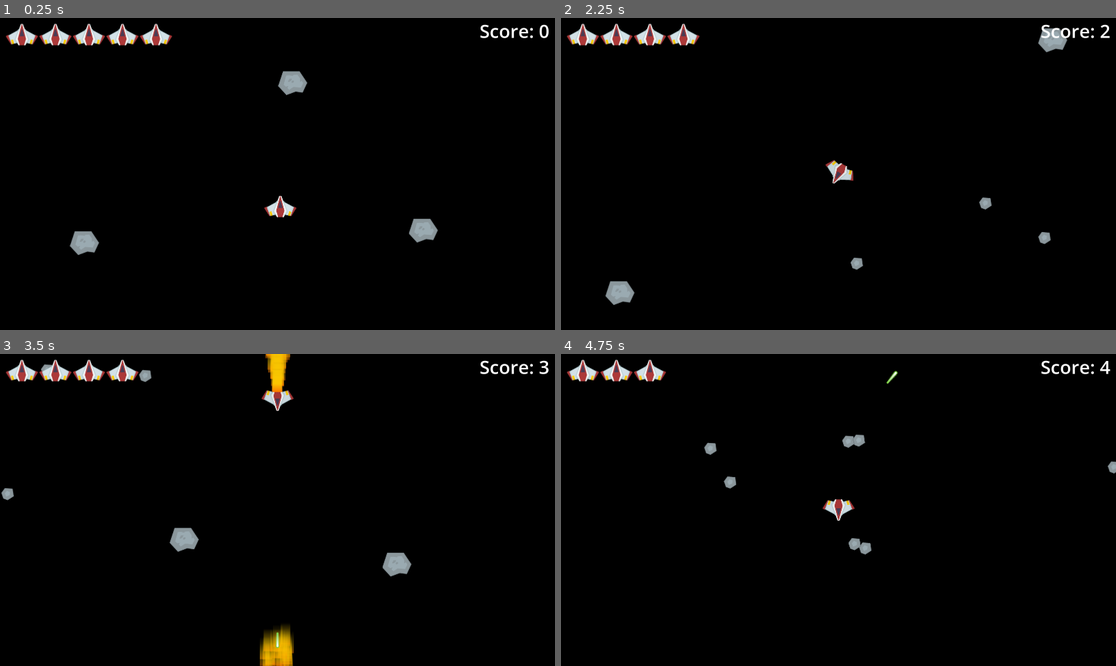
Above: before the commit, frames 1-4 (two rows, left to right).
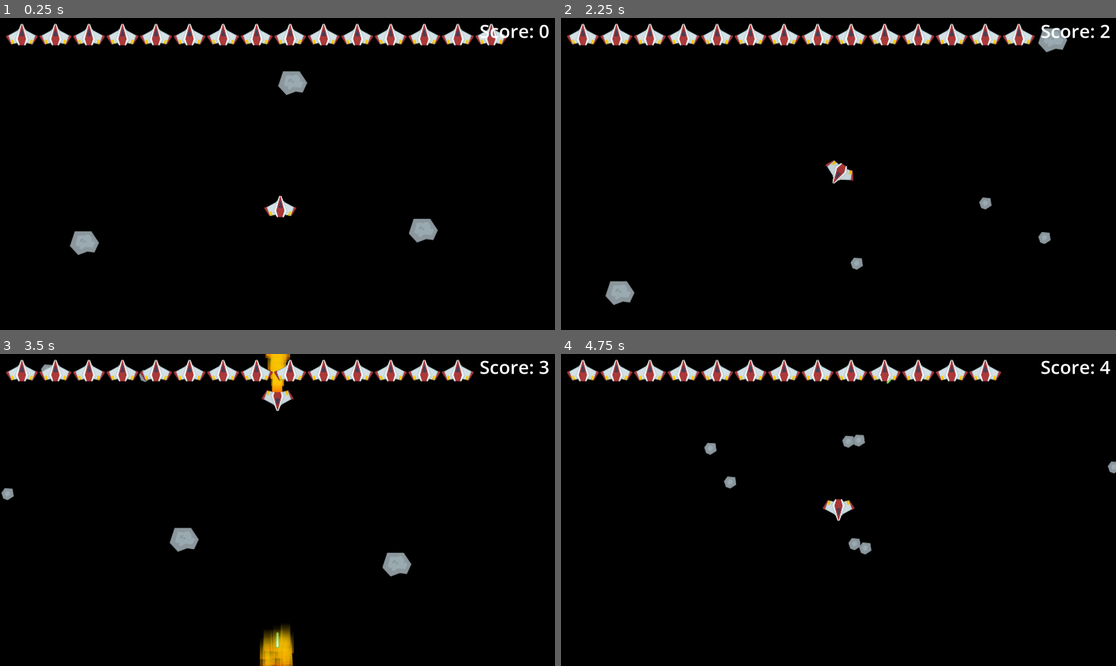
Above: after the commit, the same moments.

Repository: Dripcoding/godot-asteroids
Game: Godot game, scene res://game.tscn
The game is run twice, just before and just after one commit, with the same random seed, the same clock (stepped at 60 frames per second) and the same inputs.
Inputs:
- Up to frame 1 (0.25 s): no input
- Up to frame 2 (2.25 s): hold D (right) 0.53-1.28 s; tap Space (shoot) at 0.6, 1.35, 2.1 s; hold S (down) 1.28-2.03 s; hold D (right) from 2.03 s (still down)
- Up to frame 3 (3.5 s): release D (right) at 2.78 s; hold W (up) from 2.78 s (still down); tap Space (shoot) at 2.85 s
- Up to frame 4 (4.75 s): release W (up) at 3.53 s; hold A (left) from 3.53 s (still down); tap Space (shoot) at 3.6, 4.35 s

The runs differ from the first frame. In frame 1, 2.2% of the frame differs, in the area x 31-92%, y 1-9%; in frame 2, 2.3%, in the area x 25-86%, y 1-9%; in frame 3, 2.3%; in frame 4, 2.3%.

Commit message:
spawn shield around  player ship

Diff:
--- a/player.gd
+++ b/player.gd
@@ -13,6 +13,7 @@
 
 
 var laser_scene: PackedScene = preload('res://laser.tscn')
+var shield_scene: PackedScene = preload('res://shield.tscn')
 var is_invincible: bool = false
 
 
@@ -106,5 +107,10 @@
 	%LaserSpawnPoint2.position = Vector2(20, -96)
 
 
+func gain_shield() -> void:
+	var shield: Area2D = shield_scene.instantiate()
+	call_deferred('add_child', shield)
+
+
 func set_has_piercing_laser(val: bool) -> void:
 	has_piercing_laser = val
--- a/player.tscn
+++ b/player.tscn
@@ -6,6 +6,7 @@
 
 [node name="Player" type="CharacterBody2D" unique_id=697899957]
 script = ExtResource("1_onrkg")
+health = 15
 
 [node name="Sprite2D" type="Sprite2D" parent="." unique_id=2091940037]
 unique_name_in_owner = true
--- /dev/null
+++ b/shield.gd
@@ -0,0 +1,9 @@
+extends Area2D
+
+var hits: int = 0
+const MAX_HITS: int = 50
+var is_invincible: bool = false
+
+
+func _ready() -> void:
+	add_to_group("shield")
--- a/shield.tscn
+++ b/shield.tscn
@@ -1,13 +1,17 @@
 [gd_scene format=3 uid="uid://dosusnde5i0of"]
 
+[ext_resource type="Script" uid="uid://do7qdf0cirufl" path="res://shield.gd" id="1_ffst0"]
 [ext_resource type="Texture2D" uid="uid://b3726aj3msj4b" path="res://PNG/Effects/shield2.png" id="1_vuocu"]
 
 [sub_resource type="CircleShape2D" id="CircleShape2D_ffst0"]
+radius = 74.00676
 
 [node name="shield" type="Area2D" unique_id=539137255]
+script = ExtResource("1_ffst0")
 
 [node name="Sprite2D" type="Sprite2D" parent="." unique_id=1189086290]
 texture = ExtResource("1_vuocu")
 
 [node name="CollisionShape2D" type="CollisionShape2D" parent="." unique_id=894711154]
+position = Vector2(0, 11)
 shape = SubResource("CircleShape2D_ffst0")
Not shown, added: shield.gd.uid
